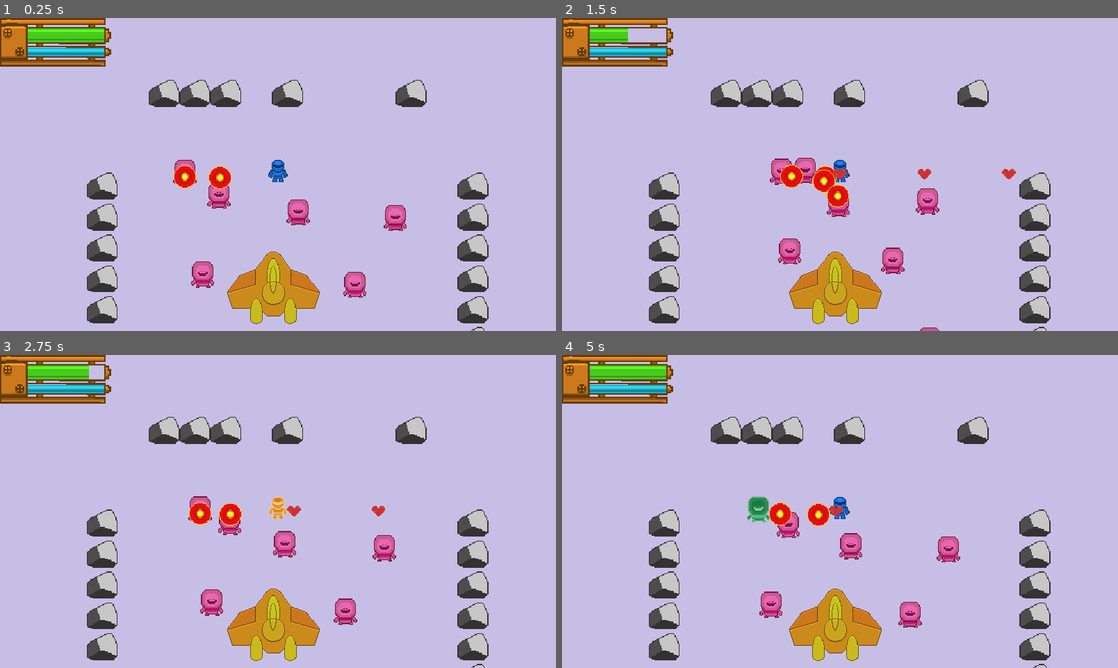
Above: before the commit, frames 1-4 (two rows, left to right).
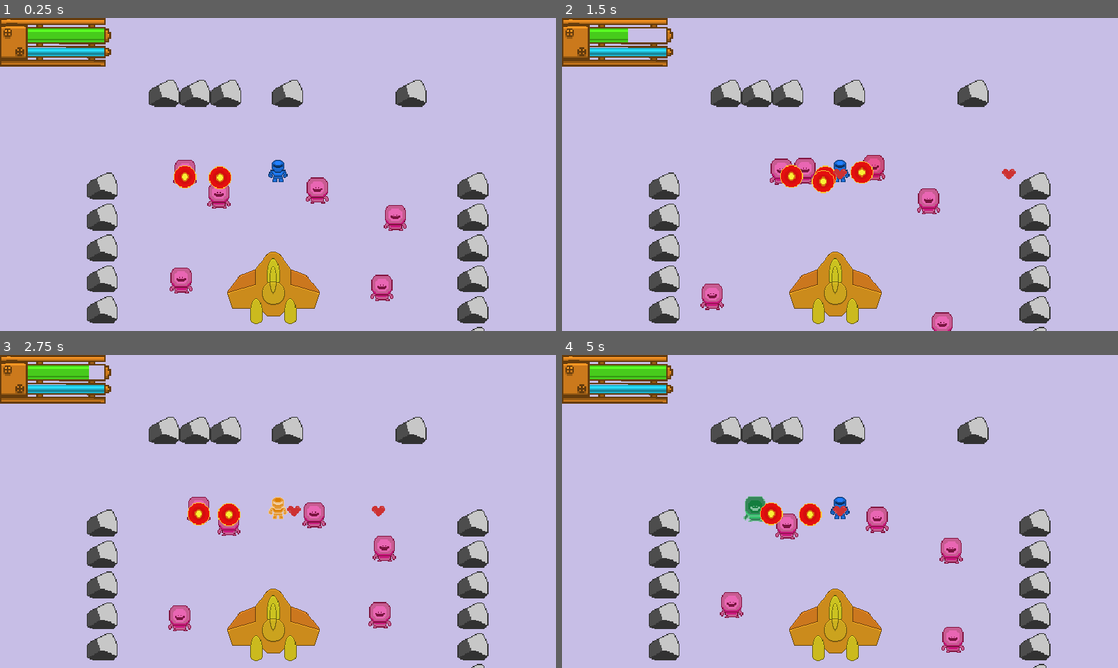
Above: after the commit, the same moments.

Repository: FREQ-E/Hanno
Game: Godot game, scene res://levels/test/test.tscn
The game is run twice, just before and just after one commit, with the same random seed, the same clock (stepped at 60 frames per second) and the same inputs. Sound files missing from this copy of the repository are replaced by a short silence.
Inputs:
- Up to frame 1 (0.25 s): no input
- Up to frame 2 (1.5 s): hold Right (fire_right) 0.53-1.28 s; hold Space (sprint) 0.53-1.28 s; hold Down (fire_down) from 1.28 s (still down); tap Space (sprint) at 1.35 s
- Up to frame 3 (2.75 s): release Down (fire_down) at 2.03 s; hold Right (fire_right) from 2.03 s (still down); hold Space (sprint) from 2.03 s (still down)
- Up to frame 4 (5 s): release Right (fire_right) at 2.78 s; release Space (sprint) at 2.78 s; hold Up (fire_up) 2.78-3.53 s; tap Space (sprint) at 2.85, 4.35 s; hold Space (sprint) 3.53-4.28 s; hold Left (fire_left) from 3.53 s (still down)

The runs differ from the first frame. In frame 1, 1.7% of the frame differs, in the area x 30-71%, y 50-91%; in frame 2, 2.2%; in frame 3, 2.1%; in frame 4, 2.9%, in the area x 28-73%, y 45-96%.

Commit message:
Added safe zone and turned red crystal into damage buff

Diff:
--- a/actors/aliens/enemy_shooting.gd
+++ b/actors/aliens/enemy_shooting.gd
@@ -4,6 +4,7 @@
 
 export var bullet_speed := 1000
 export var fire_rate := 0.2
+export var damage := 0.5
 export var trigger_node_path: NodePath = "../NodeSight"
 export var firing_angle_degrees := 10.0
 export(PackedScene) var bullet_scene := preload("res://actors/aliens/enemy_bullet.tscn")
@@ -58,6 +59,7 @@
 		return
 
 	var bullet_instance = bullet_scene.instance()
+	bullet_instance.damage = damage
 	bullet_instance.transform = global_transform
 	bullet_instance.linear_velocity = dir * bullet_speed
 	get_tree().current_scene.add_child(bullet_instance)
--- a/actors/crystals/red_crystal.tscn
+++ b/actors/crystals/red_crystal.tscn
@@ -1,26 +1,43 @@
 [gd_scene load_steps=8 format=2]
 
-[ext_resource path="res://actors/crystals/crystal_body.gd" type="Script" id=1]
 [ext_resource path="res://actors/crystals/Red Crystal.png" type="Texture" id=3]
 
-[sub_resource type="RectangleShape2D" id=1]
+[sub_resource type="GDScript" id=1]
+script/source = "extends CrystalBody
+
+
+export var buff_time := 3.0
+
+
+func _handle_body_entered(body: Node) -> void:
+	if body is StaticBody2D or body is TileMap:
+		queue_free()
+
+	elif body == player:
+		var player_shooting: PlayerShooting = player.get_node(\"PlayerShooting\")
+		player_shooting.damage = value
+		player_shooting.buff_timer = buff_time
+		queue_free()
+"
+
+[sub_resource type="RectangleShape2D" id=2]
 extents = Vector2( 27.1218, 42.0871 )
 
-[sub_resource type="AtlasTexture" id=2]
+[sub_resource type="AtlasTexture" id=3]
 atlas = ExtResource( 3 )
 region = Rect2( 0, 0, 32, 32 )
 
-[sub_resource type="AtlasTexture" id=3]
+[sub_resource type="AtlasTexture" id=4]
 atlas = ExtResource( 3 )
 region = Rect2( 32, 0, 32, 32 )
 
-[sub_resource type="AtlasTexture" id=4]
+[sub_resource type="AtlasTexture" id=5]
 atlas = ExtResource( 3 )
 region = Rect2( 64, 0, 32, 32 )
 
-[sub_resource type="SpriteFrames" id=5]
+[sub_resource type="SpriteFrames" id=6]
 animations = [ {
-"frames": [ SubResource( 2 ), SubResource( 3 ), SubResource( 4 ) ],
+"frames": [ SubResource( 3 ), SubResource( 4 ), SubResource( 5 ) ],
 "loop": true,
 "name": "default",
 "speed": 5.0
@@ -31,13 +48,12 @@
 ]]
 collision_layer = 0
 collision_mask = 3
-script = ExtResource( 1 )
+script = SubResource( 1 )
 
 [node name="CollisionShape2D" type="CollisionShape2D" parent="."]
-shape = SubResource( 1 )
+shape = SubResource( 2 )
 
 [node name="AnimatedSprite" type="AnimatedSprite" parent="."]
 scale = Vector2( 3, 3 )
-frames = SubResource( 5 )
-frame = 2
+frames = SubResource( 6 )
 playing = true
--- a/actors/player1/player_shooting.gd
+++ b/actors/player1/player_shooting.gd
@@ -5,14 +5,24 @@
 
 
 export var bullet_speed := 1000
+export var damage := 0.5
 export var fire_rate := 0.2
 export(PackedScene) var bullet_scene := preload("res://actors/player1/player_bullet.tscn")
 export var sound: AudioStream
 
 var can_fire := true
+var buff_timer: float
+
+onready var default_damage := damage
 
 
-func _process(_delta):
+func _process(delta):
+	if buff_timer > 0:
+		buff_timer -= delta
+
+		if buff_timer <= 0:
+			damage = default_damage
+
 	if not can_fire:
 		return
 
@@ -34,6 +44,7 @@
 		return
 
 	var bullet_instance = bullet_scene.instance()
+	bullet_instance.damage = damage
 	bullet_instance.transform = global_transform
 	bullet_instance.linear_velocity = dir * bullet_speed
 	get_tree().current_scene.add_child(bullet_instance)
--- a/base_scripts/base_bullet.gd
+++ b/base_scripts/base_bullet.gd
@@ -3,7 +3,8 @@
 
 
 export var target_group := "Enemies"
-export var damage := 0.5
+
+var damage: float
 
 
 func _ready():
--- a/levels/test/test.tscn
+++ b/levels/test/test.tscn
@@ -86,6 +86,9 @@
 [sub_resource type="RectangleShape2D" id=12]
 extents = Vector2( 10, 1000 )
 
+[sub_resource type="CircleShape2D" id=13]
+radius = 345.189
+
 [node name="Node2D" type="Node2D"]
 
 [node name="Floor" type="TileMap" parent="."]
@@ -127,15 +130,15 @@
 
 [node name="Alien3" parent="YSort/InstanceManager" instance=ExtResource( 3 )]
 material = SubResource( 4 )
-position = Vector2( 913.041, 591.137 )
+position = Vector2( 964.954, 525.066 )
 
 [node name="Alien4" parent="YSort/InstanceManager" instance=ExtResource( 3 )]
 material = SubResource( 5 )
-position = Vector2( 448.655, 858.254 )
+position = Vector2( 361.819, 857.31 )
 
 [node name="Alien5" parent="YSort/InstanceManager" instance=ExtResource( 3 )]
 material = SubResource( 6 )
-position = Vector2( 1137.68, 905.448 )
+position = Vector2( 1214.13, 918.662 )
 
 [node name="Alien6" parent="YSort/InstanceManager" instance=ExtResource( 3 )]
 material = SubResource( 7 )
@@ -184,3 +187,7 @@
 position = Vector2( 812.686, -119.087 )
 rotation = -1.57079
 shape = SubResource( 12 )
+
+[node name="CollisionShape2D5" type="CollisionShape2D" parent="StaticBody2D"]
+position = Vector2( 772.807, 880.664 )
+shape = SubResource( 13 )
Not shown: 1 places in levels/test/test.tscn that only renumber resources
